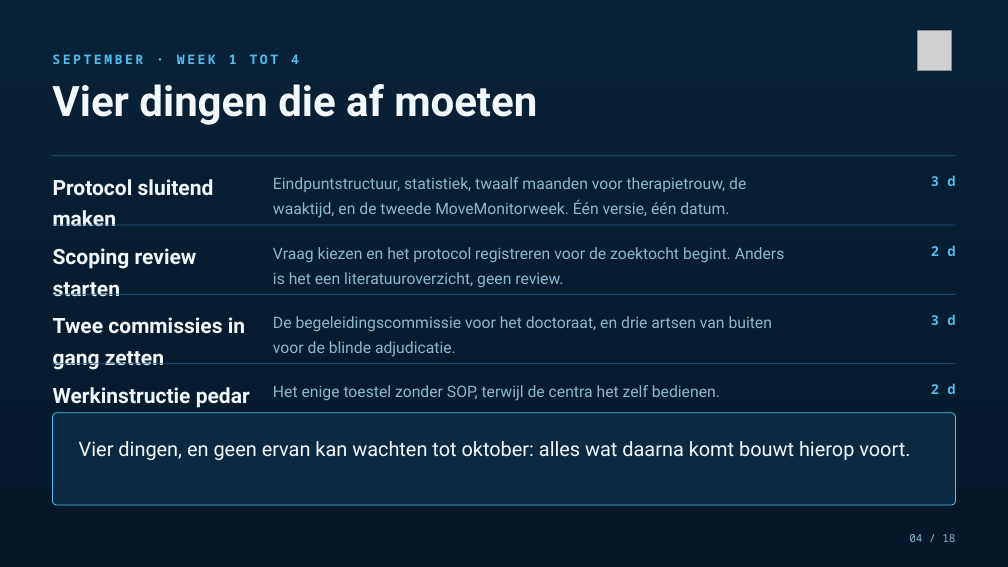
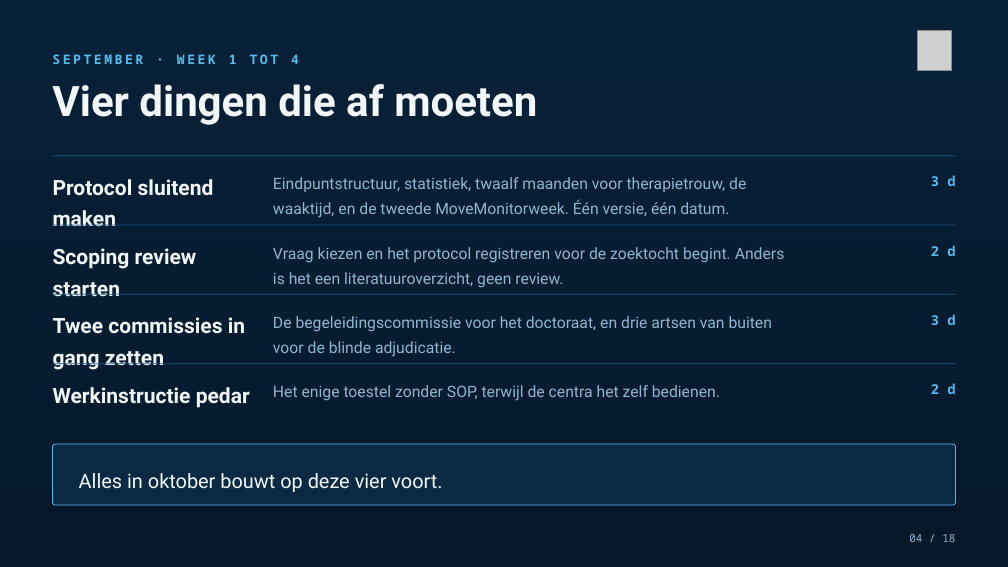
Before and after one commit to Dellfs/paradise-project, a slide deck: slide 4 of PARADISE_presentatie/PARADISE_planning_sep-nov.pptx. Drawn at 1008x567 pixels with LibreOffice and Linux fonts; fonts in the diff are those of the drawing; grey boxes stand for pictures. Boxes give left, top, right and bottom in pixels: in the first picture for what was removed or moved away, otherwise in the second. Text is boxed around its words. In the diff, an @@ line names an element or a change of style, - is before the commit and + after.

```diff
--- a/PARADISE_presentatie/PARADISE_planning_sep-nov.pptx
+++ b/PARADISE_presentatie/PARADISE_planning_sep-nov.pptx
@@ rounded rectangle: place and size @@
-rounded rectangle at box(52, 413, 955, 505)
+rounded rectangle at box(52, 444, 955, 505)
@@ text at box(79, 473, 442, 492): text changed @@
-Vier dingen, en geen ervan kan wachten tot oktober: alles wat daarna komt bouwt hierop voort.
+Alles in oktober bouwt op deze vier voort.
```
Also in this commit, not shown: 8 other slides changed, 1 other file.
